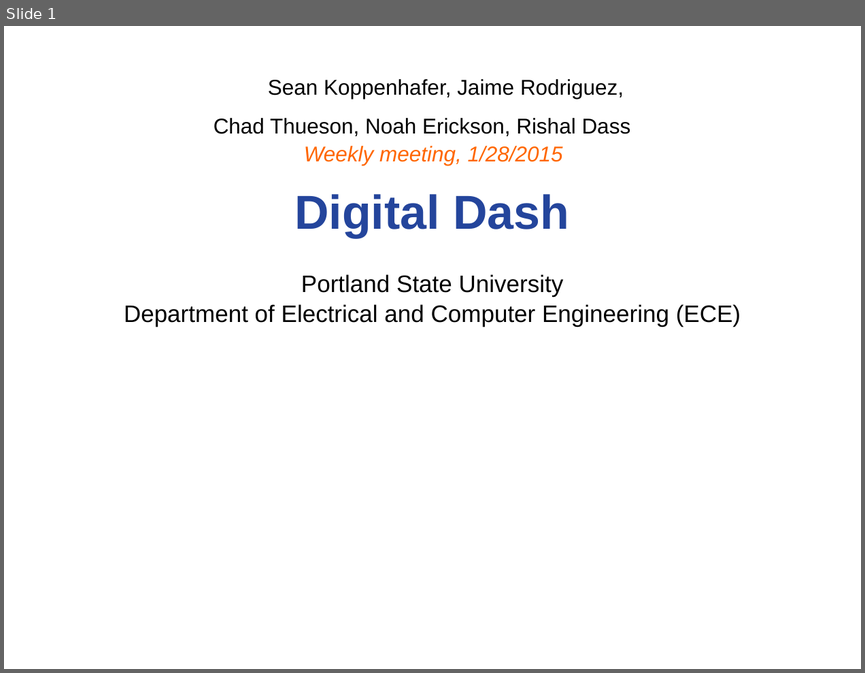
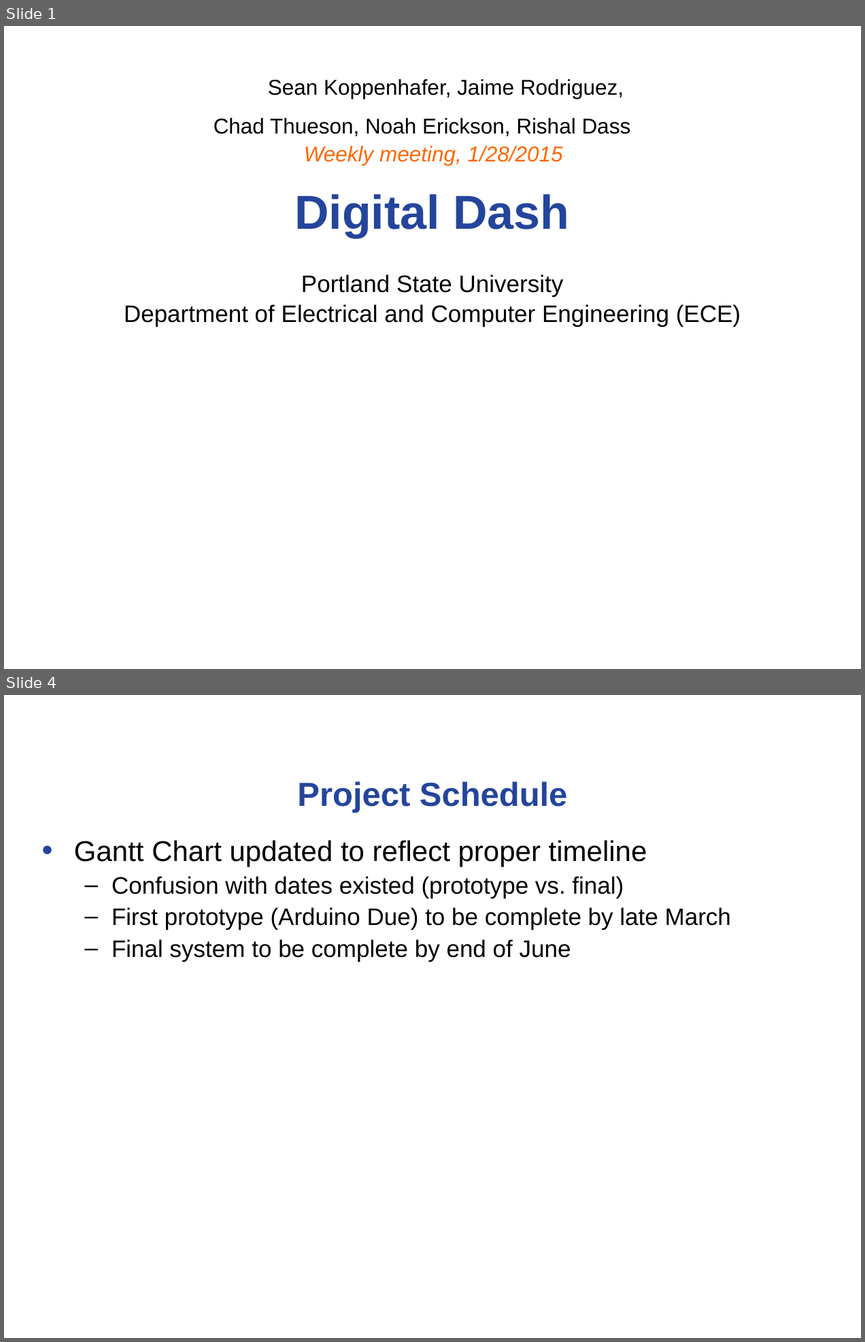
Before and after one commit to noahterickson/DigitalDash, a slide deck: Meetings/capstone_meeting_1-28-15.ppt. Shown one above the other, each under a label of ours: slide 1 before the commit, slides 1 and 4 after it; the slides between them are not shown. The pictures are 865x673 and 865x1342 pixels, drawn with LibreOffice and Linux fonts; fonts in the diff are those of the drawing; background and template pictures are left out. Boxes give left, top, right and bottom in pixels: in the first picture for what was removed or moved away, otherwise in the second. Text is boxed around its words. In the diff, an @@ line names an element or a change of style, - is before the commit and + after.

Commit message:
Meeting 3 & Project Proposal

```diff
--- a/Meetings/capstone_meeting_1-28-15.ppt
+++ b/Meetings/capstone_meeting_1-28-15.ppt
@@ slide 4 added at <box>4,695,861,1338</box>, background #FFFFFF @@
@@ title added at <box>297,781,568,813</box>, 28 pt, text #24459C, bold @@
+Project Schedule
@@ text added at <box>74,840,731,961</box>, 20 pt, text #000000 @@
+• Gantt Chart updated to reflect proper timeline
+  – Confusion with dates existed (prototype vs. final)
+  – First prototype (Arduino Due) to be complete by late March
+  – Final system to be complete by end of June
```
Also in this commit, not shown: 2 slides changed, 4 other slides added, 8 slides removed, 4 other files.
